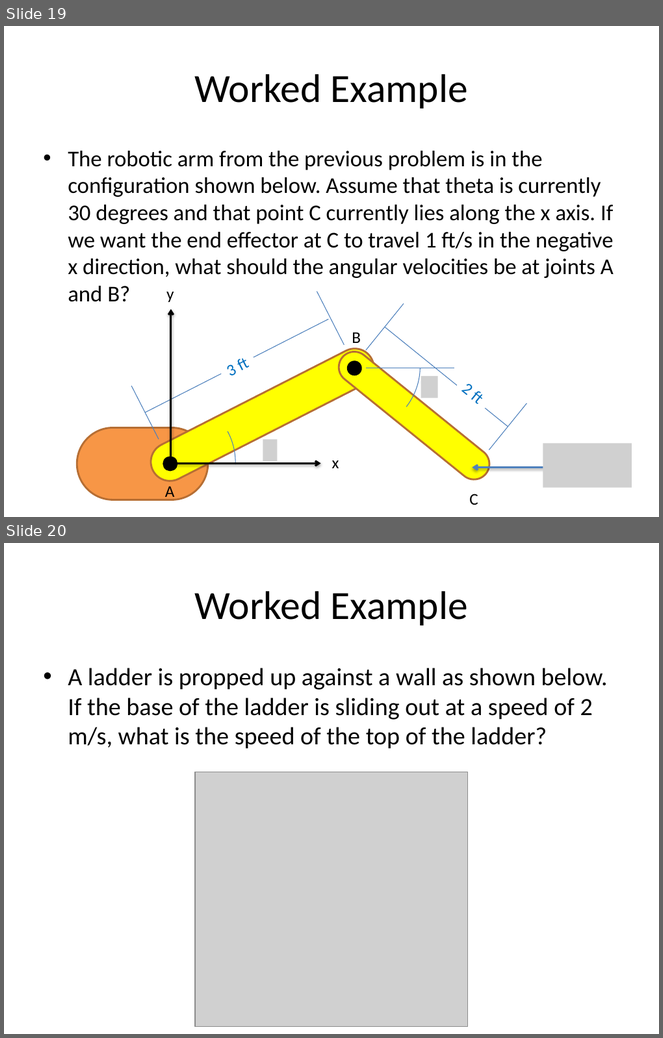
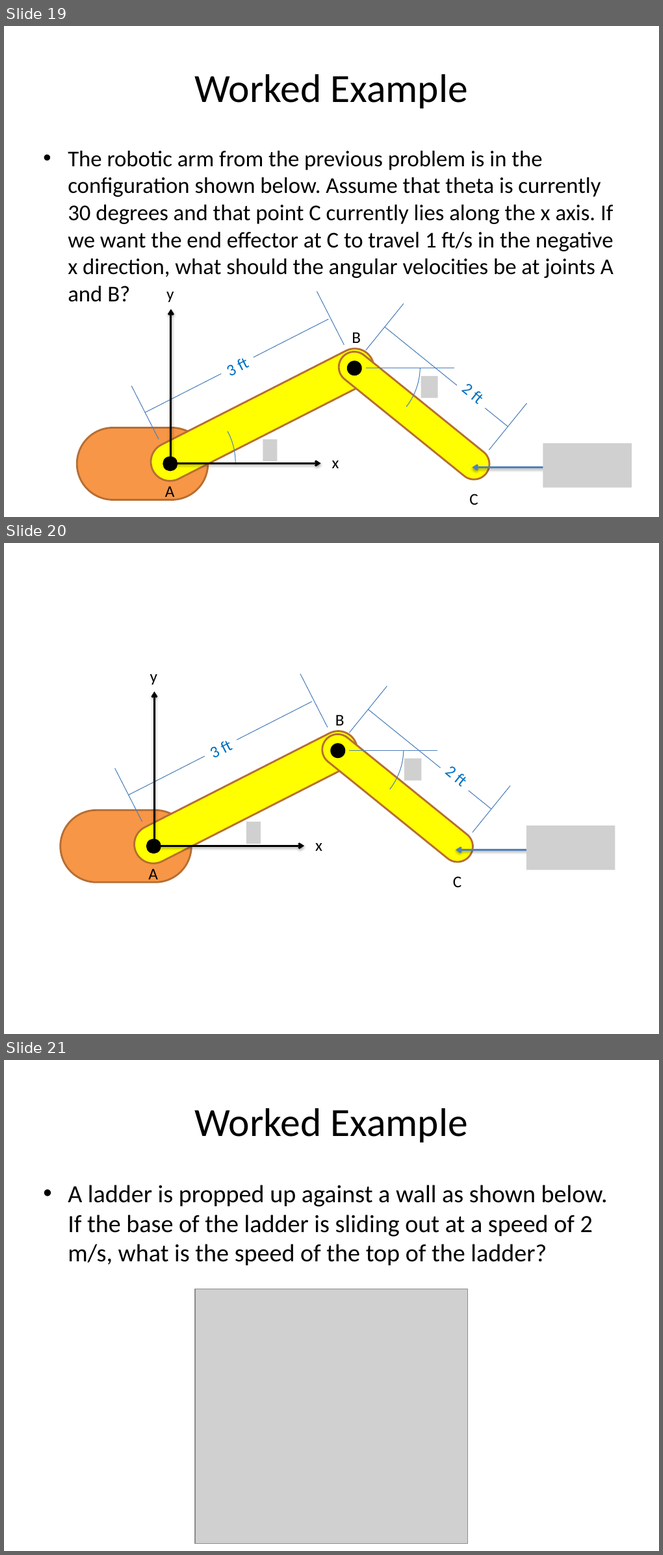
Before and after one commit to JacobMoore/mechanics_textbook, a slide deck: Lecture Slides/VideoLectureSlides/12.6 vector.pptx. Shown one above the other, each under a label of ours: slides 19 and 20 before the commit, slides 19, 20 and 21 after it. The pictures are 663x1038 and 663x1555 pixels, drawn with LibreOffice and Linux fonts; fonts in the diff are those of the drawing; grey boxes stand for pictures. Boxes give left, top, right and bottom in pixels: in the first picture for what was removed or moved away, otherwise in the second. Text is boxed around its words. In the diff, an @@ line names an element or a change of style, - is before the commit and + after.

```diff
--- a/Lecture Slides/VideoLectureSlides/12.6 vector.pptx
+++ b/Lecture Slides/VideoLectureSlides/12.6 vector.pptx
@@ slide 20 added at <box>4,543,659,1034</box>, background #FFFFFF @@
@@ text added at <box>150,674,157,685</box>, 18 pt, text #000000 @@
+y
@@ arrow added from (155, 845) to (155, 692), #000000 2 pt @@
@@ arc (boxed as its full ellipse) added at <box>272,684,404,815</box>, outline #4B7EBC 0.75 pt @@
@@ text added at <box>336,715,345,726</box>, 18 pt, text #000000 @@
+B
@@ group added at <box>114,674,364,870</box>: 3 lines, 1 rounded rectangle, 1 rectangle @@
+3 ft
@@ rounded rectangle added at <box>330,743,347,759</box>, fill #000000, outline #000000 2 pt @@
@@ line added from (349, 751) to (438, 751), #4B7EBC 0.75 pt @@
@@ group added at <box>316,687,510,868</box>: 3 lines, 1 rounded rectangle, 1 rectangle @@
+2 ft
@@ picture added at <box>404,759,421,781</box> @@
@@ rounded rectangle added at <box>61,810,191,882</box>, fill #F79646, outline #B76F34 2 pt @@
@@ picture added at <box>246,822,261,845</box> @@
@@ picture added at <box>527,826,616,871</box> @@
@@ rounded rectangle added at <box>148,840,161,853</box>, fill #000000, outline #000000 2 pt @@
@@ arrow added from (159, 847) to (304, 847), #000000 2 pt @@
@@ line added from (174, 847) to (263, 847), #4B7EBC 0.75 pt @@
@@ text added at <box>315,843,322,851</box>, 18 pt, text #000000 @@
+x
@@ arrow added from (528, 850) to (456, 850), #4F81BD 2 pt @@
@@ text added at <box>148,869,158,884</box>, 18 pt, text #000000 @@
+A
@@ text added at <box>453,876,462,887</box>, 18 pt, text #000000 @@
+C
@@ what was slide 20 is now slide 21 @@
```
Also in this commit, not shown: 1 slide changed, 1 other slide added, 1 slide removed, 5 other files.
